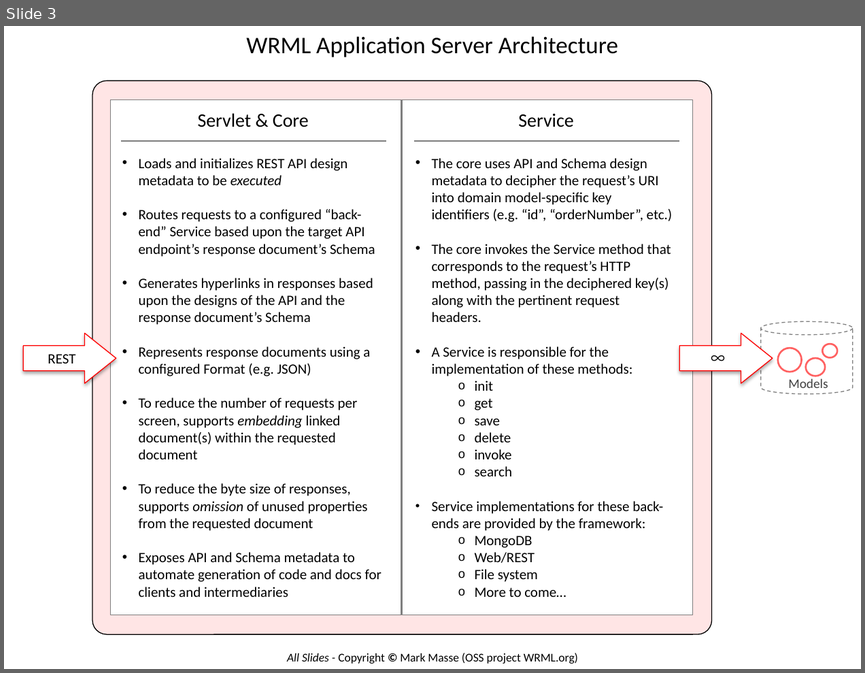
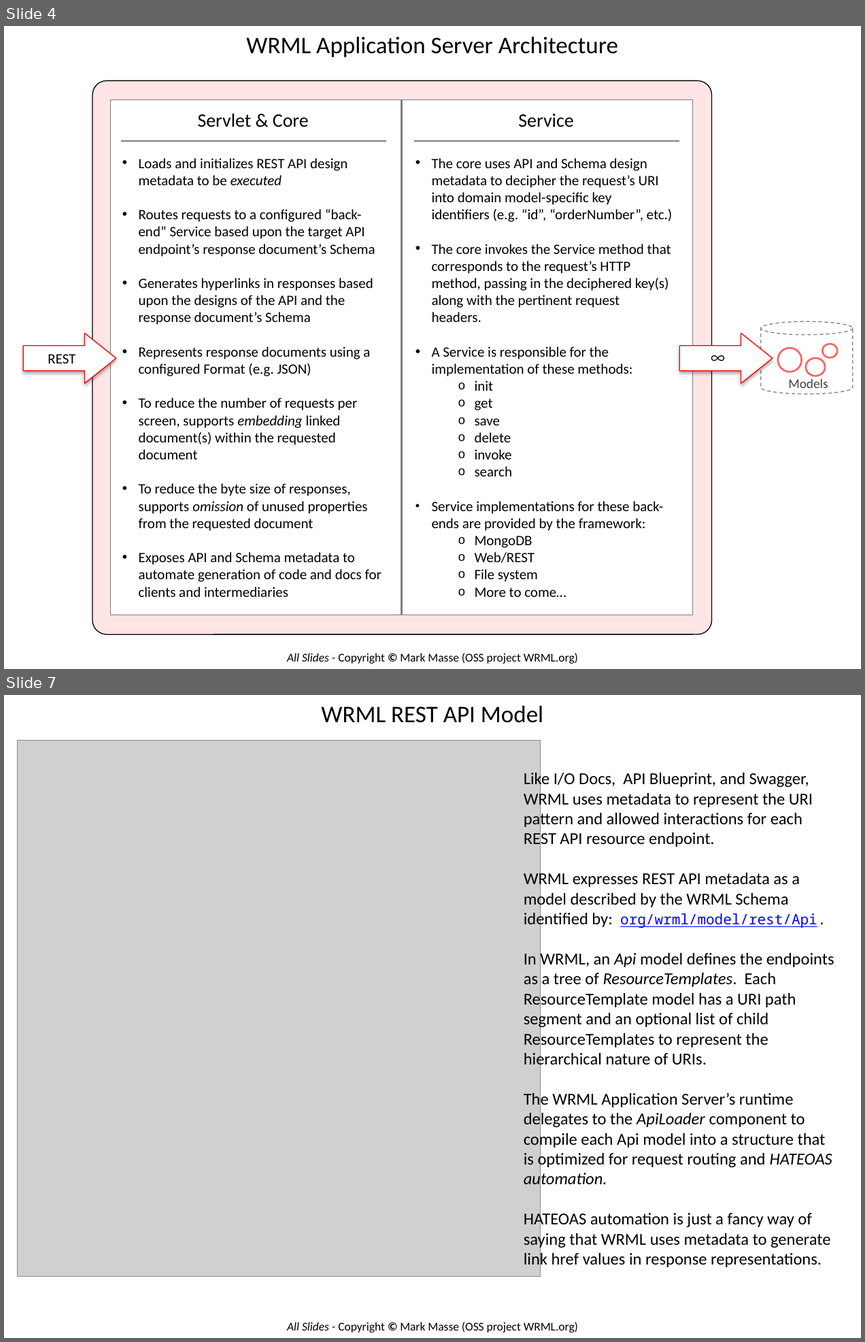
Before and after one commit to wrml/wrml, a slide deck: doc/WRML_DesignNotes.pptx. Shown one above the other, each under a label of ours: slide 3 before the commit, slides 4 and 7 after it; the slides between them are not shown. The pictures are 865x673 and 865x1342 pixels, drawn with LibreOffice and Linux fonts; fonts in the diff are those of the drawing; grey boxes stand for pictures. Boxes give left, top, right and bottom in pixels: in the first picture for what was removed or moved away, otherwise in the second. Text is boxed around its words. In the diff, an @@ line names an element or a change of style, - is before the commit and + after.

```diff
--- a/doc/WRML_DesignNotes.pptx
+++ b/doc/WRML_DesignNotes.pptx
@@ slide 7 added at <box>4,695,861,1338</box>, background #FFFFFF; not listed: 1 template element that a slide beside it also shows @@
@@ text added at <box>321,705,543,723</box>, 20 pt, text #000000 @@
+WRML REST API Model
@@ picture added at <box>17,741,540,1277</box> @@
@@ text added at <box>524,770,834,1268</box>, 14 pt, text #000000 @@
+Like I/O Docs, API Blueprint, and Swagger, WRML uses metadata to represent the URI pattern and allowed interactions for each REST API resource endpoint.
+WRML expresses REST API metadata as a model described by the WRML Schema identified by: org/wrml/model/rest/Api.
+In WRML, an Api model defines the endpoints as a tree of ResourceTemplates. Each ResourceTemplate model has a URI path segment and an optional list of child ResourceTemplates to represent the hierarchical nature of URIs.
+The WRML Application Server’s runtime delegates to the ApiLoader component to compile each Api model into a structure that is optimized for request routing and HATEOAS automation.
+HATEOAS automation is just a fancy way of saying that WRML uses metadata to generate link href values in response representations.
@@ what was slide 3 is now slide 4 @@
```
Also in this commit, not shown: 8 slides changed, 6 other slides added, 8 other files.
